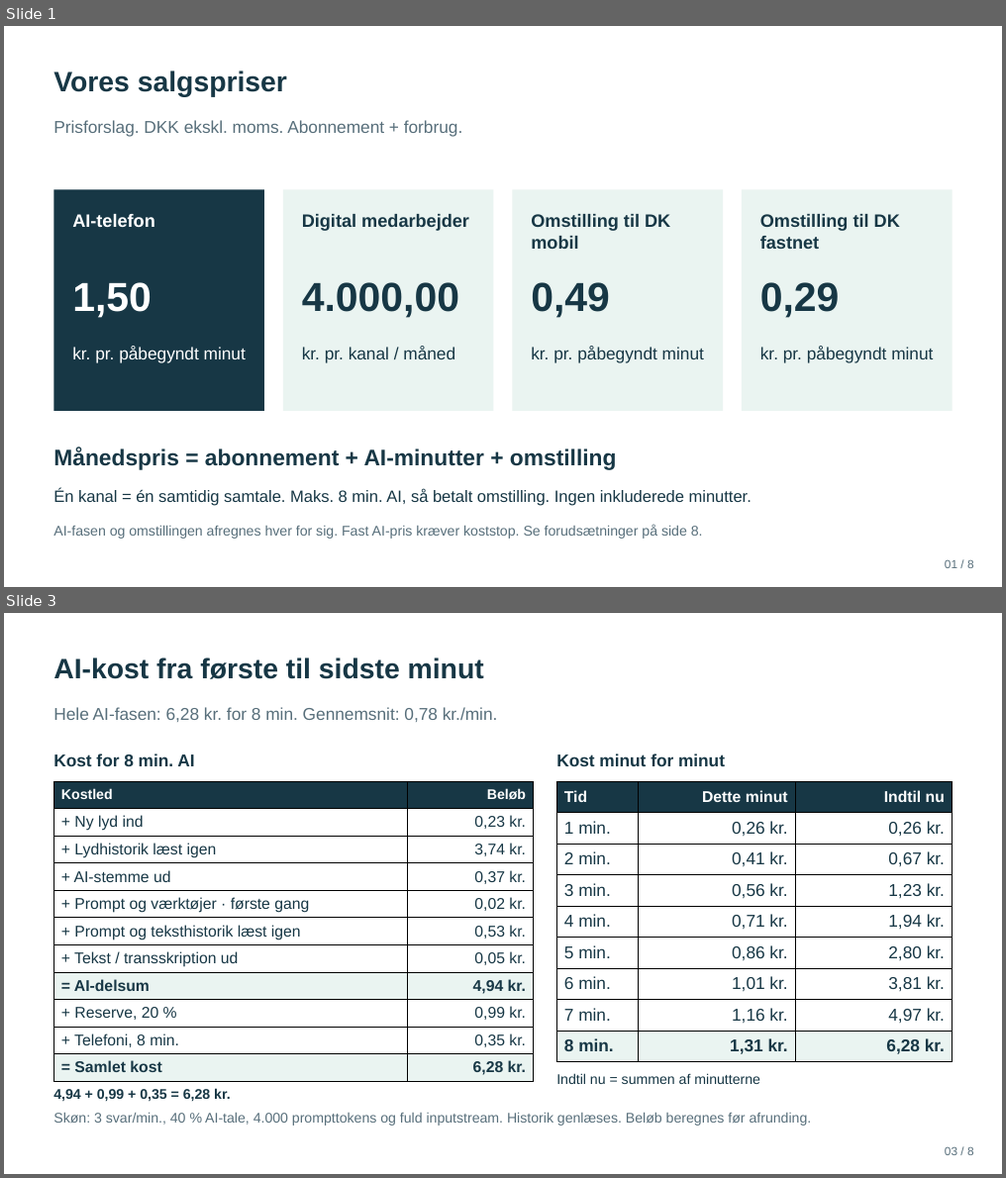
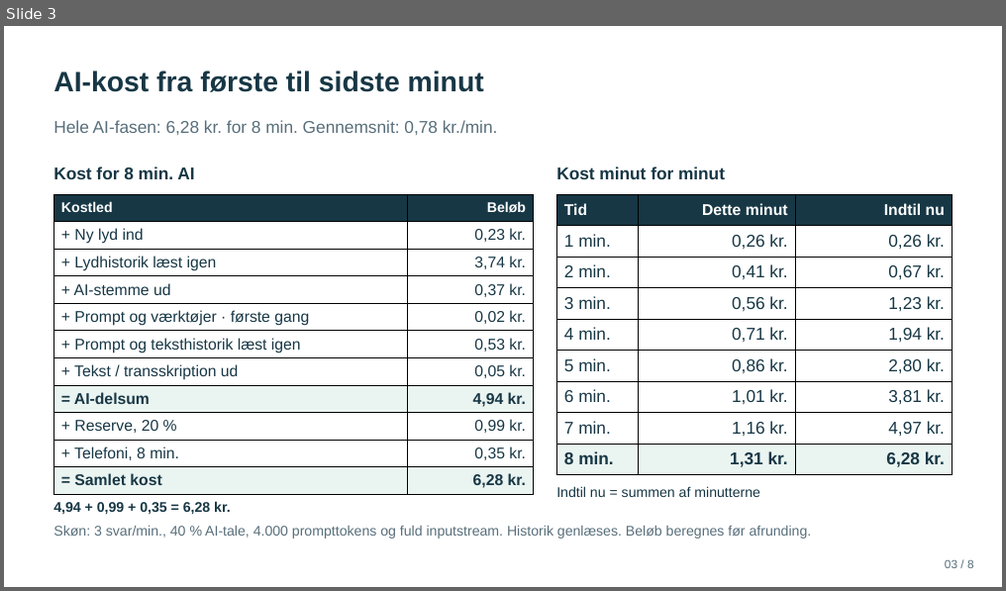
Before and after one commit to BadLegion/intelli-prisark, a slide deck: INTELLI-prispraesentation.pptx. Shown one above the other, each under a label of ours: slides 1 and 3 before the commit, slide 3 after it; the slides between them are not shown. The pictures are 1006x1178 and 1006x591 pixels, drawn with LibreOffice and Linux fonts; fonts in the diff are those of the drawing. Boxes give left, top, right and bottom in pixels: in the first picture for what was removed or moved away, otherwise in the second. Text is boxed around its words. In the diff, an @@ line names an element or a change of style, - is before the commit and + after.

Commit message:
Tilpas INTELLI-prisforside til sort-hvid print og opdater omstilling

```diff
--- a/INTELLI-prispraesentation.pptx
+++ b/INTELLI-prispraesentation.pptx
@@ slide 1 removed at (x1=4, y1=26, x2=1002, y2=587), background #FFFFFF @@
@@ text removed at (x1=54, y1=71, x2=287, y2=97) @@
-Vores salgspriser
@@ text removed at (x1=54, y1=120, x2=462, y2=137) @@
-Prisforslag. DKK ekskl. moms. Abonnement + forbrug.
@@ rectangle removed at (x1=54, y1=190, x2=264, y2=411) @@
@@ rectangle removed at (x1=283, y1=190, x2=494, y2=411) @@
@@ rectangle removed at (x1=512, y1=190, x2=723, y2=411) @@
@@ rectangle removed at (x1=742, y1=190, x2=951, y2=411) @@
@@ text removed at (x1=72, y1=214, x2=155, y2=227) @@
-AI-telefon
@@ text removed at (x1=302, y1=214, x2=469, y2=231) @@
-Digital medarbejder
@@ text removed at (x1=531, y1=214, x2=670, y2=249) @@
-Omstilling til DK mobil
@@ text removed at (x1=760, y1=214, x2=900, y2=249) @@
-Omstilling til DK fastnet
@@ text removed at (x1=72, y1=282, x2=152, y2=318) @@
-1,50
@@ text removed at (x1=302, y1=282, x2=459, y2=318) @@
-4.000,00
@@ text removed at (x1=531, y1=282, x2=610, y2=318) @@
-0,49
@@ text removed at (x1=760, y1=282, x2=840, y2=318) @@
-0,29
@@ text removed at (x1=72, y1=346, x2=246, y2=364) @@
-kr. pr. påbegyndt minut
@@ text removed at (x1=302, y1=346, x2=455, y2=364) @@
-kr. pr. kanal / måned
@@ text removed at (x1=531, y1=346, x2=704, y2=364) @@
-kr. pr. påbegyndt minut
@@ text removed at (x1=760, y1=346, x2=933, y2=364) @@
-kr. pr. påbegyndt minut
@@ text removed at (x1=54, y1=448, x2=617, y2=471) @@
-Månedspris = abonnement + AI-minutter + omstilling
@@ text removed at (x1=54, y1=488, x2=751, y2=506) @@
-Én kanal = én samtidig samtale. Maks. 8 min. AI, så betalt omstilling. Ingen inkluderede minutter.
@@ text removed at (x1=54, y1=524, x2=703, y2=539) @@
-AI-fasen og omstillingen afregnes hver for sig. Fast AI-pris kræver koststop. Se forudsætninger på side 8.
@@ text removed at (x1=944, y1=561, x2=974, y2=569) @@
-01 / 8
```
Also in this commit, not shown: 4 slides changed, 1 slide added, 13 other files.
